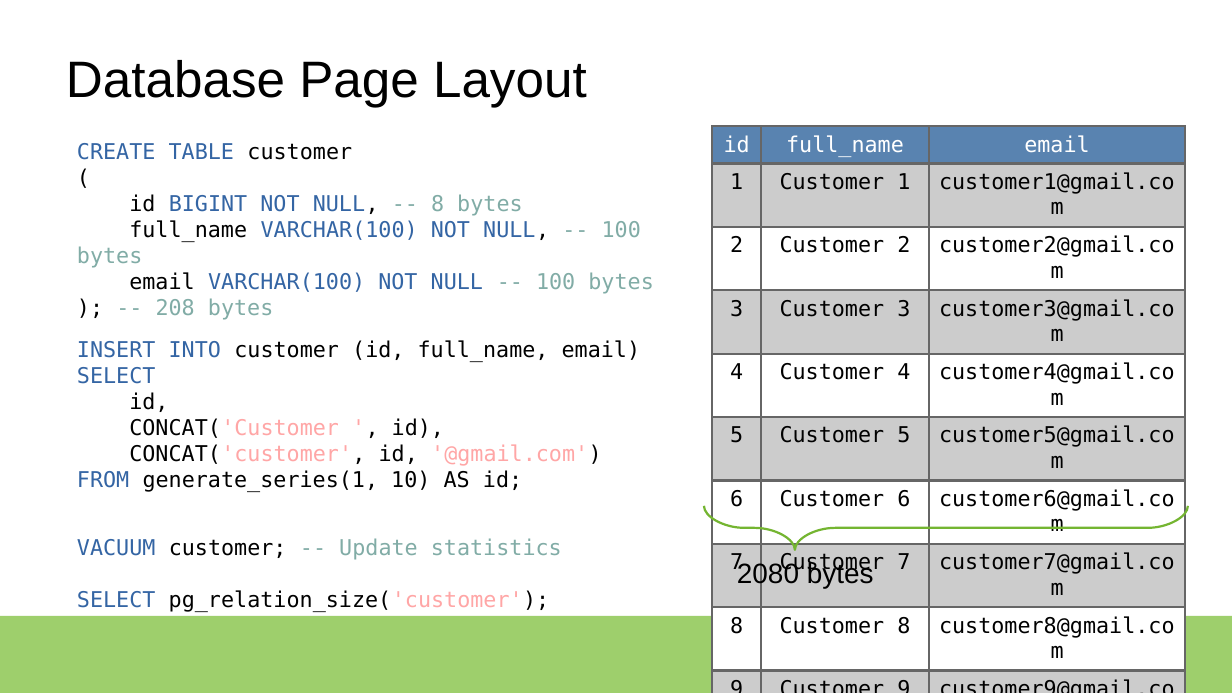
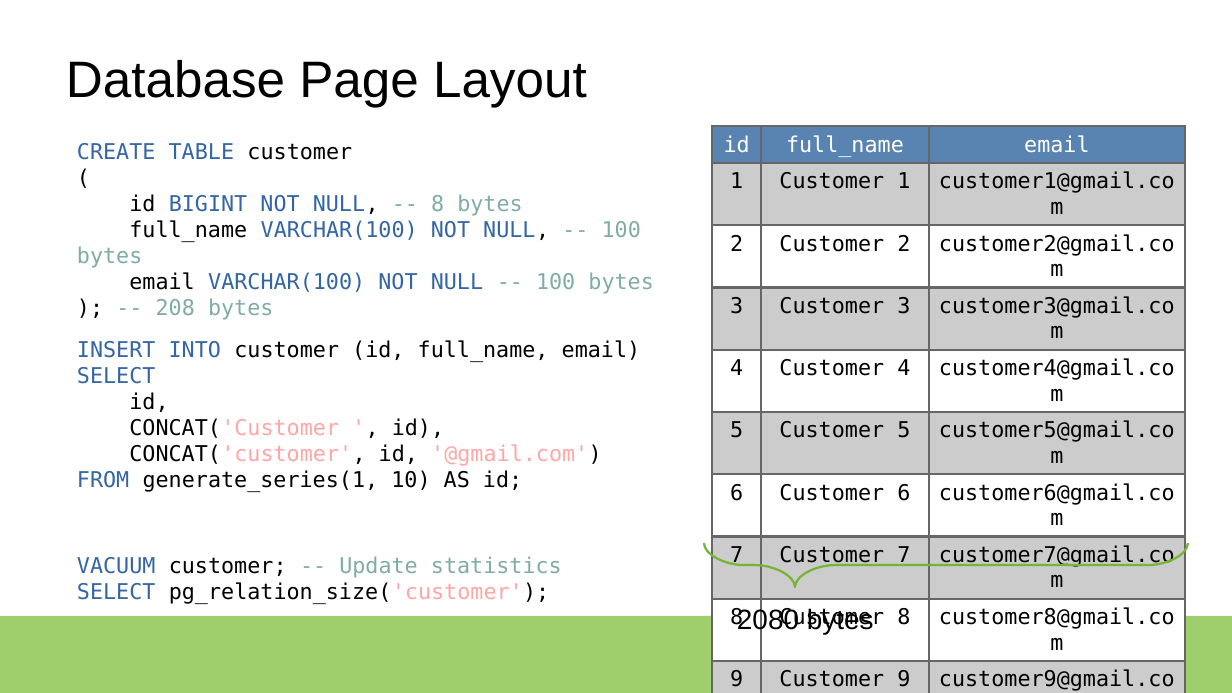
Before and after one commit to rsibanez89/postgres-indexing, a slide deck: slide 3 of Presentation.odp. Drawn at 1232x693 pixels with LibreOffice and Linux fonts; fonts in the diff are those of the drawing. Boxes give left, top, right and bottom in pixels: in the first picture for what was removed or moved away, otherwise in the second. Text is boxed around its words. In the diff, an @@ line names an element or a change of style, - is before the commit and + after.

```diff
--- a/Presentation.odp
+++ b/Presentation.odp
@@ text "CREATE TABLE customer" rewrapped from (x1=77, y1=143, x2=653, y2=320) to (x1=77, y1=143, x2=653, y2=294) @@
@@ table resized from (x1=712, y1=126, x2=1185, y2=642) to (x1=712, y1=126, x2=1185, y2=693) @@
@@ text "VACUUM customer; -- Update statistics" rewrapped from (x1=77, y1=538, x2=562, y2=612) to (x1=77, y1=556, x2=562, y2=604) @@
@@ freeform shape moved from (x1=704, y1=506, x2=1188, y2=550) to (x1=704, y1=543, x2=1188, y2=587) @@
@@ text "2080 bytes" moved from (x1=737, y1=561, x2=874, y2=588) to (x1=737, y1=608, x2=874, y2=635) @@
@@ freeform shape resized from (x1=935, y1=585, x2=987, y2=632) to (x1=929, y1=585, x2=993, y2=632) @@
@@ outline redrawn in 44 elements at (x1=936, y1=634, x2=948, y2=641), (x1=960, y1=635, x2=961, y2=647), (x1=948, y1=617, x2=974, y2=643), (x1=941, y1=596, x2=955, y2=613), (x1=946, y1=600, x2=954, y2=609), (x1=967, y1=596, x2=980, y2=613), (x1=968, y1=600, x2=976, y2=609), (x1=957, y1=617, x2=965, y2=624), (x1=946, y1=612, x2=975, y2=622), (x1=1138, y1=614, x2=1144, y2=620), (x1=1133, y1=619, x2=1138, y2=623), (x1=1118, y1=612, x2=1127, y2=627), (x1=1126, y1=619, x2=1127, y2=626), (x1=1120, y1=612, x2=1134, y2=624), (x1=1120, y1=613, x2=1131, y2=617), (x1=1130, y1=603, x2=1134, y2=607), (x1=1118, y1=603, x2=1121, y2=607), (x1=1125, y1=612, x2=1128, y2=615), (x1=1119, y1=608, x2=1134, y2=614), (x1=1124, y1=607, x2=1129, y2=609), (x1=1125, y1=612, x2=1134, y2=627), (x1=970, y1=561, x2=993, y2=600), (x1=929, y1=561, x2=950, y2=600), (x1=1131, y1=582, x2=1143, y2=601), (x1=1110, y1=582, x2=1121, y2=601), (x1=1133, y1=587, x2=1140, y2=603), (x1=1112, y1=587, x2=1120, y2=603), (x1=973, y1=569, x2=988, y2=600), (x1=934, y1=569, x2=949, y2=600), (x1=936, y1=590, x2=986, y2=629), (x1=955, y1=609, x2=967, y2=615), (x1=958, y1=618, x2=977, y2=651), (x1=949, y1=619, x2=973, y2=627), (x1=945, y1=618, x2=964, y2=651), (x1=1129, y1=600, x2=1136, y2=609), (x1=1129, y1=600, x2=1136, y2=609), (x1=1117, y1=600, x2=1124, y2=609), (x1=1117, y1=600, x2=1124, y2=609), (x1=1113, y1=598, x2=1139, y2=618), (x1=1110, y1=595, x2=1143, y2=618), (x1=966, y1=596, x2=979, y2=614), (x1=926, y1=620, x2=950, y2=647), (x1=1131, y1=613, x2=1144, y2=626), (x1=941, y1=596, x2=956, y2=614) @@
```
Also in this commit, not shown: 14 other slides changed, 1 slide added.
